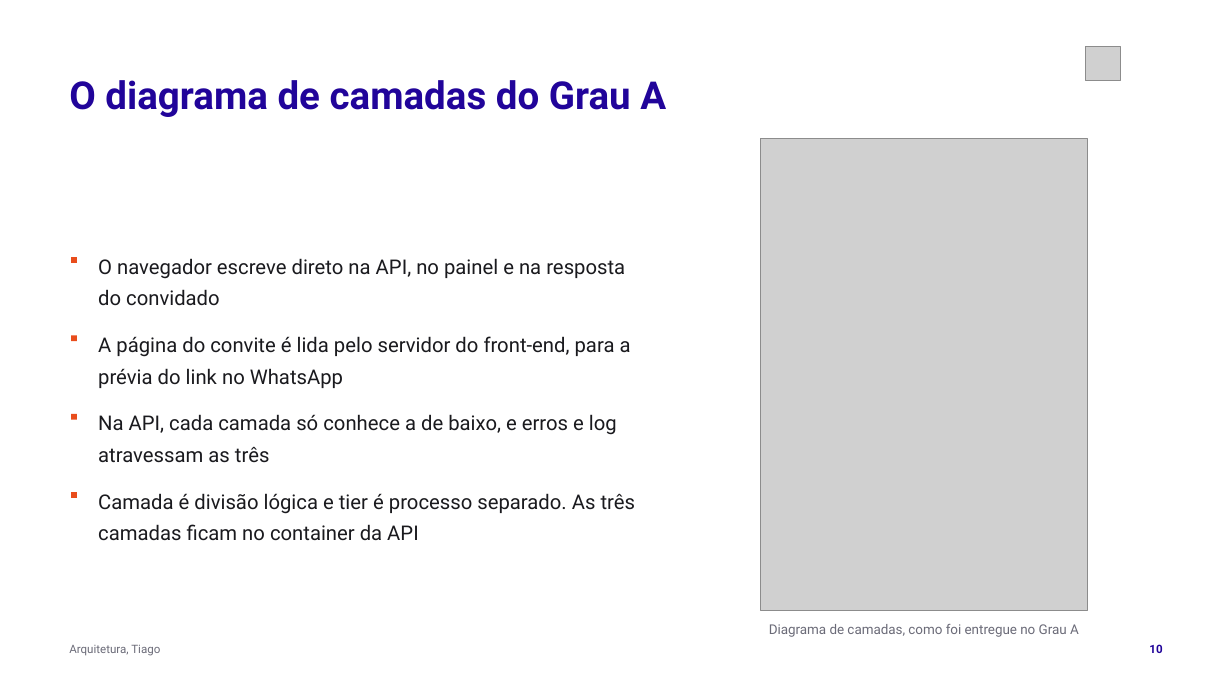
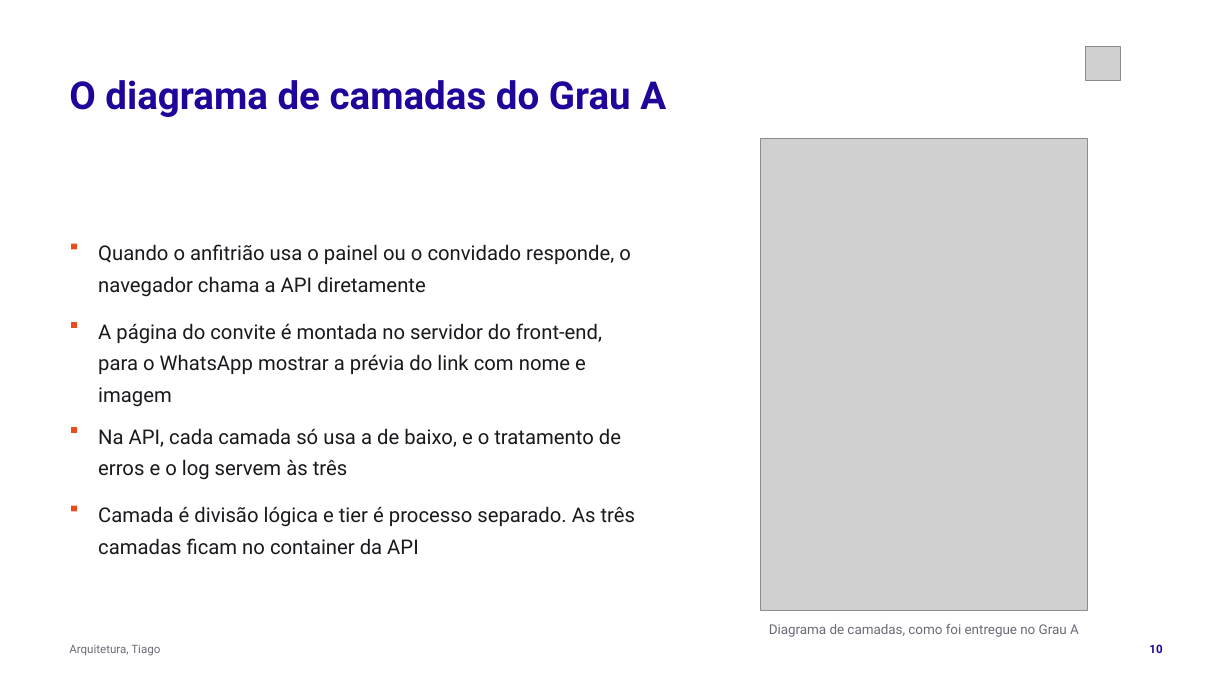
Before and after one commit to tcpassos/invite-app, a slide deck: slide 10 of trabalhos/T4-Pitch-Final.pptx. Drawn at 1232x693 pixels with LibreOffice and Linux fonts; fonts in the diff are those of the drawing; grey boxes stand for pictures. Boxes give left, top, right and bottom in pixels: in the first picture for what was removed or moved away, otherwise in the second. Text is boxed around its words. In the diff, an @@ line names an element or a change of style, - is before the commit and + after.

```diff
--- a/trabalhos/T4-Pitch-Final.pptx
+++ b/trabalhos/T4-Pitch-Final.pptx
@@ rectangle: place and size @@
-rectangle at box(71, 257, 77, 262)
+rectangle at box(71, 244, 77, 250)
@@ text at box(98, 244, 631, 297): text changed @@
-O navegador escreve direto na API, no painel e na resposta do convidado
+Quando o anfitrião usa o painel ou o convidado responde, o navegador chama a API diretamente
@@ rectangle: place and size @@
-rectangle at box(71, 335, 77, 341)
+rectangle at box(71, 323, 77, 328)
@@ text at box(98, 323, 602, 407): text changed @@
-A página do convite é lida pelo servidor do front-end, para a prévia do link no WhatsApp
+A página do convite é montada no servidor do front-end, para o WhatsApp mostrar a prévia do link com nome e imagem
@@ text at box(98, 428, 621, 480): text changed @@
-Na API, cada camada só conhece a de baixo, e erros e log atravessam as três
+Na API, cada camada só usa a de baixo, e o tratamento de erros e o log servem às três
@@ 2 rectangles, 1 text: place and size @@
-2 rectangles, 1 text at box(71, 414, 636, 541)
+2 rectangles, 1 text at box(71, 427, 636, 555)
```
Also in this commit, not shown: 13 other slides changed, 3 other files.
